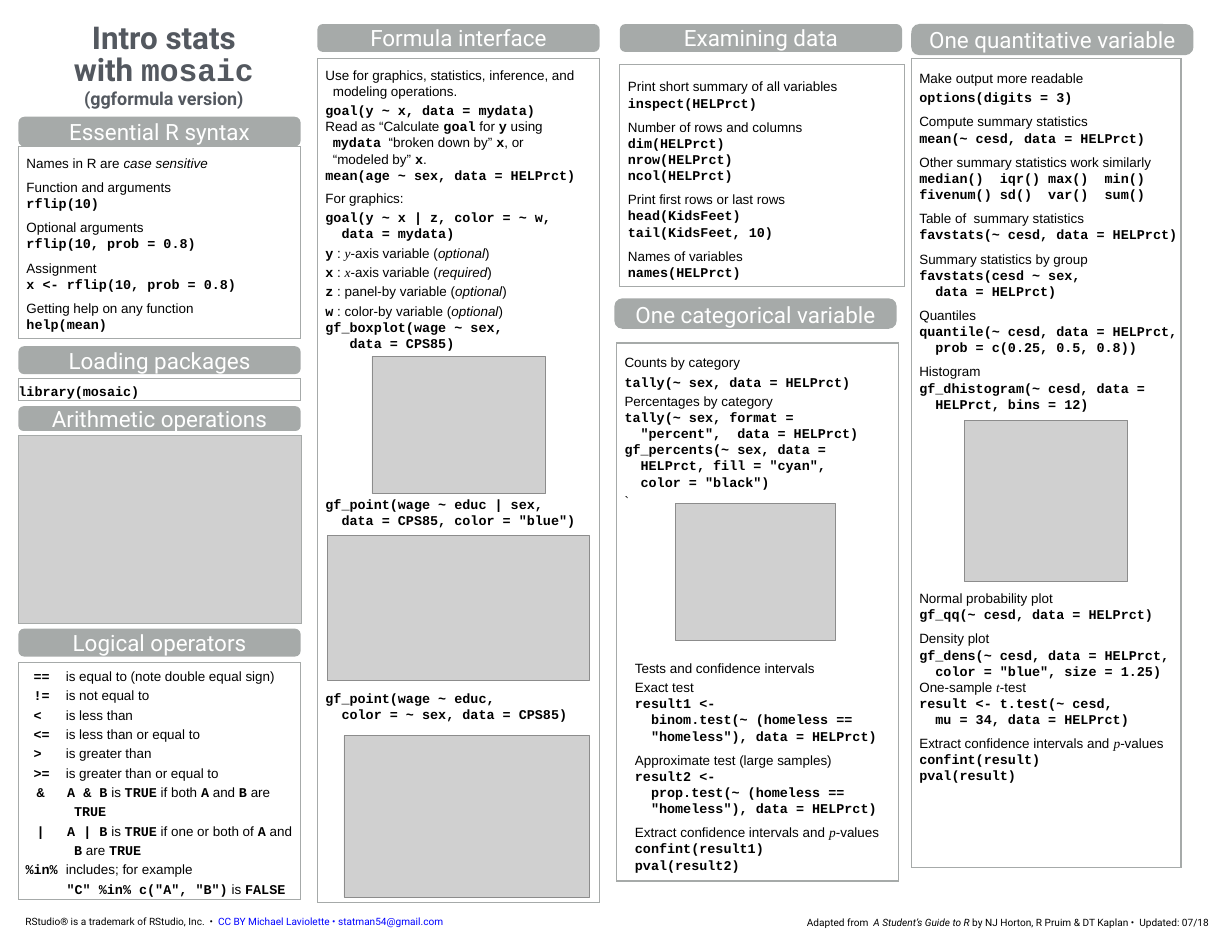
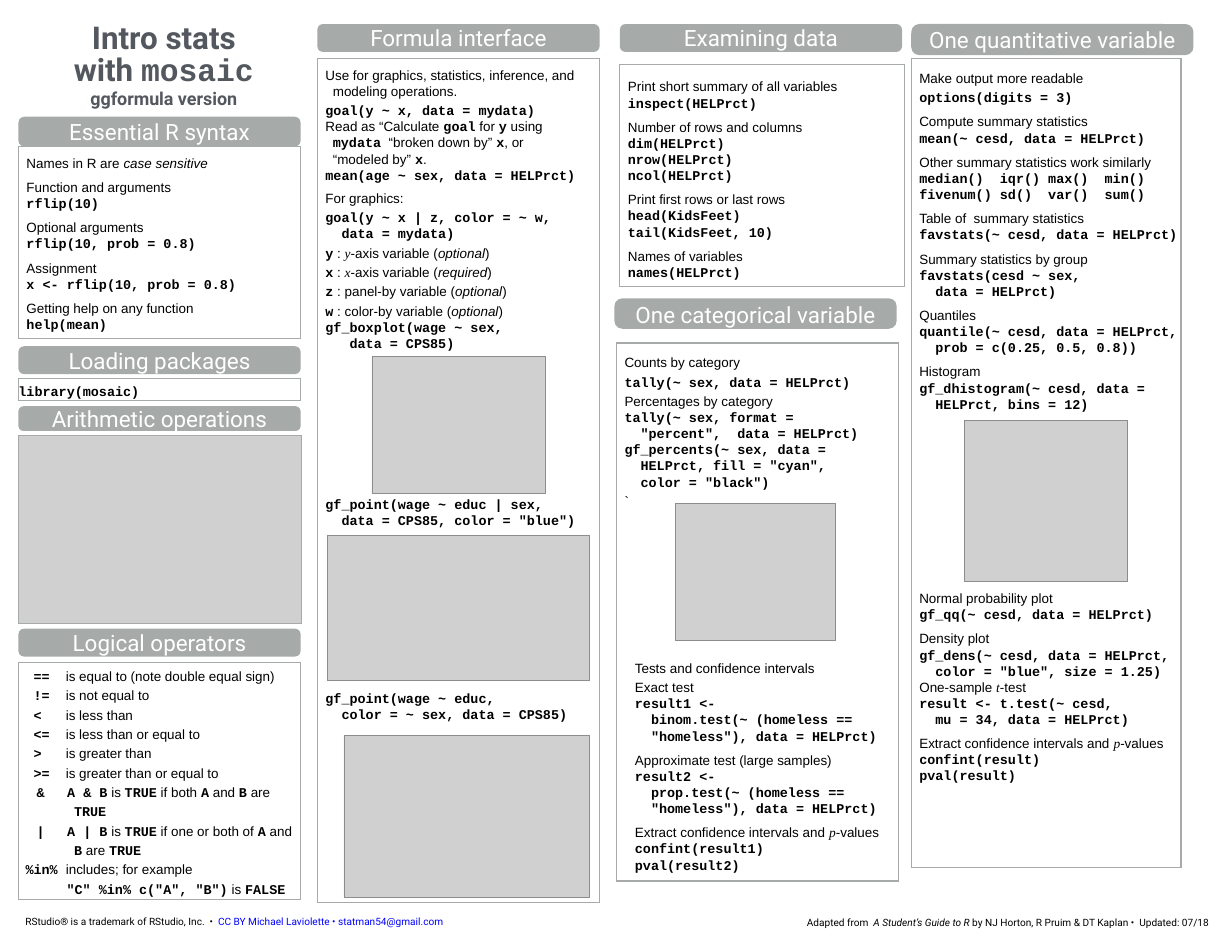
Before and after one commit to mlaviolet/Mosaic-cheatsheets, a slide deck: slide 1 of mosaic-cheatsheet-gf.pptx. Drawn at 1232x952 pixels with LibreOffice and Linux fonts; fonts in the diff are those of the drawing; grey boxes stand for pictures. Boxes give left, top, right and bottom in pixels: in the first picture for what was removed or moved away, otherwise in the second. Text is boxed around its words. In the diff, an @@ line names an element or a change of style, - is before the commit and + after.

```diff
--- a/mosaic-cheatsheet-gf.pptx
+++ b/mosaic-cheatsheet-gf.pptx
@@ text at [90,91,237,109]: text changed @@
-(ggformula version)
+ggformula version
```
Also in this commit, not shown: 3 other files.
